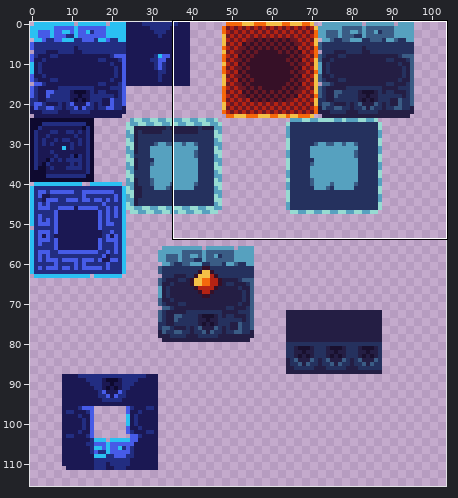
Two versions of one sprite sheet, assets/sprites/environment/tilemaps/export/slambox_tilemap.png. Above: a wide view before the commit, with the close-up outlined.
Close-up. As it was:
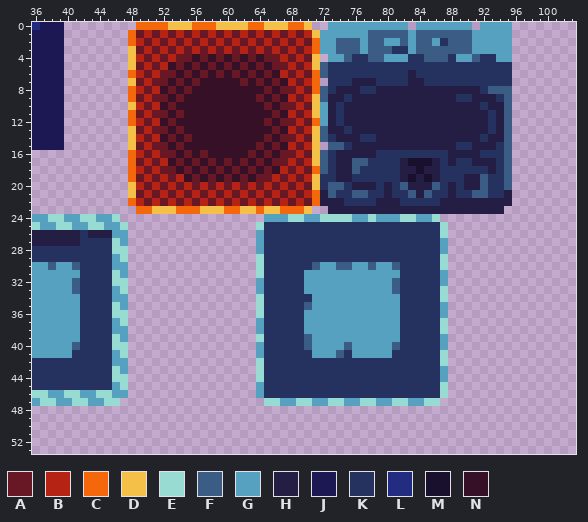
The file is 104x120 pixels. Shown: x 36..103, y 0..53. The wide view leaves out empty margins.
Palette (. is transparent): A #681824  B #b42313  C #f4680b  D #f4c047  E #97dbd2  F #3a5c85  G #56a1bf  H #241e44  J #1b1853  K #25315e  L #222d81  M #19102e  N #361027
Pixels before (only the part around the change), first column x 36:
 0 LJJJ.........CCCCDDDCCCDDDDCCDDDCCD..GGGGGGGGGG.GGGGGGG.GGGG........
 1 JJJJ........CABABABABABABABABABABABDGGGGGGFFFFFGFFFFFFFGGGGG........
 2 JJJJ........CBABABABABABABABABABABACGGFFFGFFGGFGFFGKFFFGGGGG........
 3 JJJJ........DABABABABABABABABABABABCGGFFFGFFFKKGFFFFFFFGGGGG........
 4 JJJJ........DBABABAANANANANANAABABAD.GGFKKFFGGGKKFFFKGGFKKGG........
 5 JJJJ........DABABNANANANANANANAABABDFKKKKKKKKKKKKKKKKKKKKKKK........
 6 JJJJ........CBABAANANANANANANANBABACFKKKKKKKKKKHKKKKKKKKKKKK........
 7 JJJJ........DABAANANANNNNNANANANBABC.KKKHHHKKKKHHKKKKKKKKKKK........
 8 JJJJ........CBABNANANNNNNNNNNANAABACFKHHHKKHHHHHHHHHHHHHKFFF........
 9 JJJJ........CABAANANNNNNNNNNANANBABDFHHKHHHHHHHHHHHHHKKHHHKF........
10 JJJJ........DBABNANNNNNNNNNNNANAABADGHKHHHHHHHHHHHHHHHHHKHHF........
11 JJJJ........CABAANANNNNNNNNNNNANBABDGHKHHHHHHHHHHHHHHHHHHKHF........
12 JJJJ........CBABNANNNNNNNNNNNANAABACGHKHHHHHHHHHHHHHHHHHHKHF........
13 JJJJ........DABAANANNNNNNNNNNNANBABDFHHKHHHHHHHHHHHHHHHHHKHF........
14 JJJJ........DBABNANANNNNNNNNNANAABADFKHHHKKHHHHHHHHHHHHHKHHF........
15 JJJJ........DABAANANNNNNNNNNANANBABD.FFKHHHHHHHHHHHHHKKHHHKF........
16 ............CBABAANANANNNNNANANAABADFKHHHHHKKKKKKKKKHHHHKKKF........
17 ............CABABNANANANANANANAABABDFKHHFFKKKKHMMMHKHKKHHHKF........
18 ............CBABAANANANANANANANBABACFKHHFKKKKKHHMHHKKKKKKHKF........
19 ............CABABABNANANANANAABABABDKKHHKKKKKKHMHMHKKKHHFKKF........
20 ............DBABABABABABABABABABABADKFFKHHHKHKFHHHFKHKHHFKKF........
21 ............DABABABABABABABABABABABCHFKKFFKKHKKFHFKKHKKFFKKH........
22 ............CBABABABABABABABABABABACHHHKKKKHHHKKKKKHHHHHHHHH........
23 .............CCDDDCCCDDDCCDDCDDCCCD..HHHHHHHHHHHHHHHHHHHHHH.........
24 GGEEGGEEGGE..................GGGEEGGEEEEGGEGGGEEGGE.................
25 EGGEEGGEEGGE................EKKKKKKKKKKKKKKKKKKKKKKE................
26 HHHHHHKHHHGG................GKKKKKKKKKKKKKKKKKKKKKKE................
27 HHHHHHKKKKEG................GKKKKKKKKKKKKKKKKKKKKKKG................
28 KKKKKKKKKKEE................GKKKKKKKKKKKKKKKKKKKKKKG................
29 KKKKKKKKKKGE................EKKKKKKKKKKKKKKKKKKKKKKE................
30 GGFGGFKKKKGG................EKKKKKKFGGFFGGFGGFKKKKKE................
31 GGGGGGKKKKEG................EKKKKKGGGGGGGGGGGGKKKKKG................
32 GGGGGFKKKKEE................GKKKKKGGGGGGGGGGGFKKKKKG................
33 GGGGGFKKKKGE................GKKKKKGGGGGGGGGGGFKKKKKE................
34 GGGGGGKKKKGG................EKKKKKKGGGGGGGGGGGKKKKKE................
35 GGGGGGKKKKEG................EKKKKKFGGGGGGGGGGGKKKKKG................
36 GGGGGGKKKKEE................EKKKKKGGGGGGGGGGGGKKKKKG................
37 GGGGGGKKKKGE................GKKKKKGGGGGGGGGGGGKKKKKE................
38 GGGGGGKKKKGG................GKKKKKGGGGGGGGGGGGKKKKKE................
39 GGGGGGKKKKEG................EKKKKKFGGGGGGGGGGGKKKKKG................
40 GGGGGFKKKKEE................GKKKKKFGGGGFGGGGGFKKKKKG................
41 GGGGGKKKKKGE................GKKKKKKGGGFKGGGGGKKKKKKE................
42 KKKKKKKKKKGG................EKKKKKKKKKKKKKKKKKKKKKKE................
43 KKKKKKKKKKEG................EKKKKKKKKKKKKKKKKKKKKKKG................
44 KKKKKKKKKKEE................EKKKKKKKKKKKKKKKKKKKKKKG................
45 KKKKKKKKKKGE................GKKKKKKKKKKKKKKKKKKKKKKE................
46 EEGGEEGGEEGG................GKKKKKKKKKKKKKKKKKKKKKKE................
47 GEEGGEEGGEE..................EEGGEEGGEEGGEEGGEEGGEE.................
48 ....................................................................
49 ....................................................................
50 ....................................................................
51 ....................................................................
52 ....................................................................
53 ....................................................................
After:
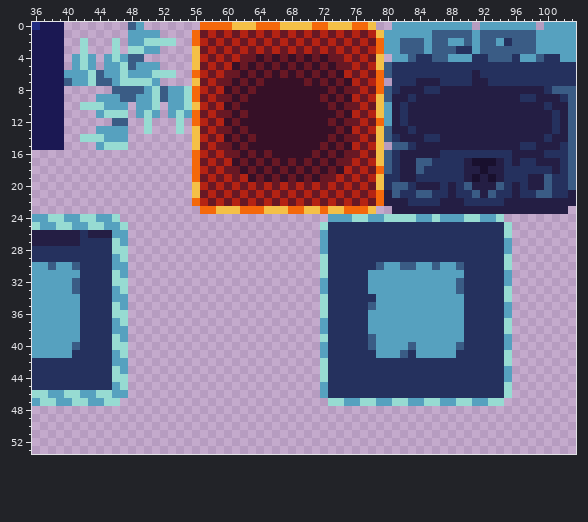
What changed:
Changed rows in their new state; - is an unchanged pixel.
first column x 40:
 0 --------FG.......--CC--D-CC-DD-CCDDDCCD..--G------------GGG-GGGG
 1 --------GGGG....C--------------ABABABABDGGG-GG------FFFFFFFGGGGG
 2 --E---E-GGEEEE..C--------------BABABABAC---F-GFFGG--FF-KFFFGGGGG
 3 --E---E-EEGG....D--------------ABABABABCGGFF-G---KK-FFFFFFFGGGGG
 4 -GEG-GEGFF......DBABABA---NANANANAABABAD.--F-K--G--K-FFFKGGFKKGG
 5 -GEG-GGEFGGG....DABAB------NANANANAABABDF---------------KKKKKKKK
 6 GGGEFGGEGGGEEE..CBABA------ANANANANBABACF--K-------H----KKKKKKKK
 7 FGGEFFGEEEEG....DABAA-----N-NNANANANBABC.--K-HH----HH---KKKKKKKK
 8 ------FFFFGEFGGECBAB-A-A-N-NNNNNNANAABACFK---KK-----HHHHHHHHKFFF
 9 ----GGGFFGGEFGGECABAA-A-N-N-NNNNANANBABDF--K-----HH---HHHKKHHHKF
10 --EEEGGG.GGE.GGEDBAB-A---N-NNNNNNANAABADG-K---------H--HHHHHKHHF
11 ----GEEE.GEG.GEGCABAA-A---N-NNNNNNANBABDG-K----------H-HHHHHHKHF
12 ------FF..E...E.CBAB-A---N-NNNNNNANAABACG-K----------H-HHHHHHKHF
13 ----GGGG..E...E.DABAA-A---N-NNNNNNANBABDF--K---------H-HHHHHHKHF
14 --EEEGGG........DBAB-A-A-N-NNNNNNANAABADFK---KK-----H--HHHHHKHHF
15 ----GEEE........DABAA-A-N-N-NNNNANANBABD.FFK-----HH---HHHKKHHHKF
16 --------........CBABAA-----NNNNANANAABADF-HHHHH-KKKK---KHHHHKKKF
17 --------........CABAB------NANANANAABABDF--HFFK-K-HMMMHKHKKHHHKF
18 --------........CBABA------ANANANANBABACF---FKK---HHM-HKKKKKKHKF
19 --------........CABABAB--NANANANAABABABD---HKKK----MHMHKKKHHFKKF
20 --------........D--------------BABABABADKF-K--H---F-HHFKHKHHFKKF
21 --------........D--------------ABABABABC-F-KF-------HF-KHKKFFKKH
22 --------........C--------------BABABABAC--H-------KKKKK-HHHHHHHH
23 ---------........CC-DDCC---D---DCDDCCCD..--------------HHHHHHHH-
24 -------------------------........GGGEEG-EE-----GGGEEGGE---------
25 ------------------------........E--------------KKKKKKKKE--------
26 ------------------------........G--------------KKKKKKKKE--------
27 ------------------------........G--------------KKKKKKKKG--------
28 ------------------------........G--------------KKKKKKKKG--------
29 ------------------------........E--------------KKKKKKKKE--------
30 ------------------------........EKKKKKKF-GFFGGFGGFKKKKKE--------
31 ------------------------........EKKKKK----GGGGG-GGKKKKKG--------
32 ------------------------........-KKKKK---GGGGGG-GFKKKKKG--------
33 ------------------------........-KKKKK---GGGGGGGGFKKKKKE--------
34 ------------------------........EKKKKKK---GGGGGGGGKKKKKE--------
35 ------------------------........EKKKKKF---GGGGG-GGKKKKKG--------
36 ------------------------........EKKKKK----GGGGG-GGKKKKKG--------
37 ------------------------........-KKKKK----GGGGGGGGKKKKKE--------
38 ------------------------........-KKKKK----GGGGGGGGKKKKKE--------
39 ------------------------........EKKKKKF---GGGGG-GGKKKKKG--------
40 ------------------------........-KKKKKF--GGFGGG-GFKKKKKG--------
41 ------------------------........-KK-KKK--GF-GGGGGKKKKKKE--------
42 ------------------------........E--------------KKKKKKKKE--------
43 ------------------------........E--------------KKKKKKKKG--------
44 ------------------------........E--------------KKKKKKKKG--------
45 ------------------------........G--------------KKKKKKKKE--------
46 ------------------------........G--------------KKKKKKKKE--------
47 -------------------------........--------------GGEEGGEE---------
